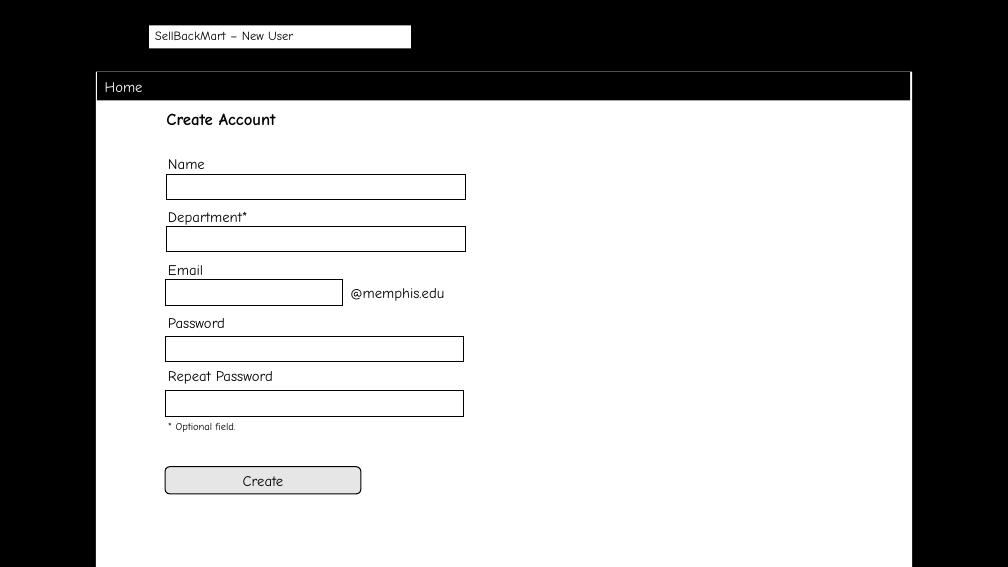
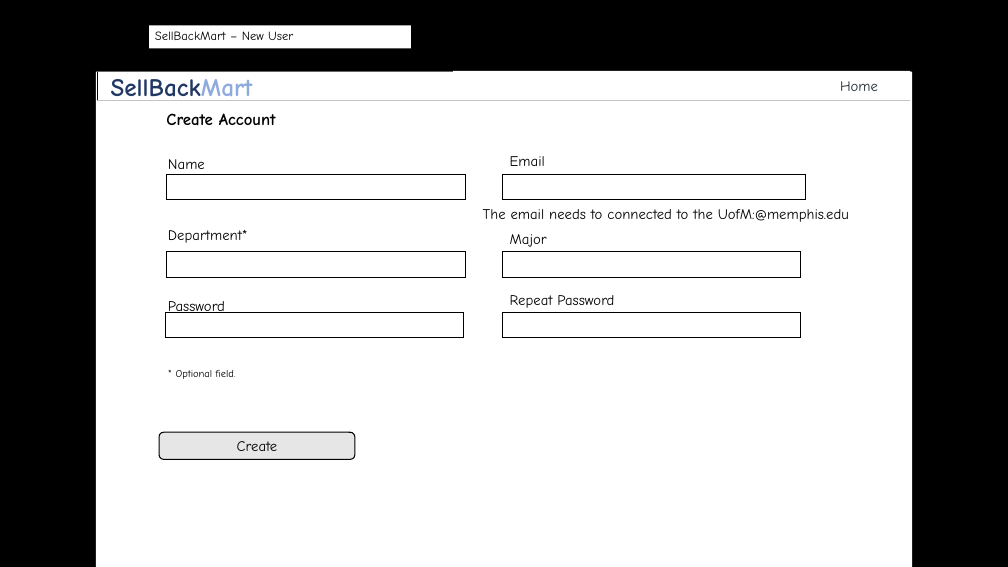
Before and after one commit to byllynho/SellBackMart, a slide deck: slide 5 of docs/wireframes/wireframes.pptx. Drawn at 1008x567 pixels with LibreOffice and Linux fonts; fonts in the diff are those of the drawing; background and template pictures are left out. Boxes give left, top, right and bottom in pixels: in the first picture for what was removed or moved away, otherwise in the second. Text is boxed around its words. In the diff, an @@ line names an element or a change of style, - is before the commit and + after.

```diff
--- a/docs/wireframes/wireframes.pptx
+++ b/docs/wireframes/wireframes.pptx
@@ rectangle added at bbox=[98, 72, 911, 101], fill #FFFFFF, 24 pt, text #203864, bold @@
+SellBackMart
@@ rectangle added at bbox=[453, 71, 910, 100], fill #FFFFFF, 14 pt, text #222A35 @@
+Home
@@ rectangle: place and size @@
-rectangle at bbox=[165, 280, 343, 306]
+rectangle at bbox=[502, 175, 806, 200]
@@ text added at bbox=[510, 156, 545, 166], 14 pt, text #000000 @@
+Email
@@ text at bbox=[483, 209, 849, 222]: text changed @@
-@memphis.edu
+The email needs to connected to the UofM:@memphis.edu
@@ text added at bbox=[510, 234, 547, 247], 14 pt, text #000000 @@
+Major
@@ rectangle: place and size @@
-rectangle at bbox=[167, 226, 466, 252]
+rectangle at bbox=[167, 252, 466, 278]
@@ text at bbox=[168, 265, 203, 280]: paragraph removed @@
-Email
@@ rectangle: place and size @@
-rectangle at bbox=[165, 336, 464, 361]
+rectangle at bbox=[502, 252, 801, 278]
@@ text added at bbox=[510, 295, 614, 308], 14 pt, text #000000 @@
+Repeat Password
@@ rectangle: place and size @@
-rectangle at bbox=[165, 391, 464, 417]
+rectangle at bbox=[165, 312, 464, 338]
@@ rectangle added at bbox=[502, 312, 801, 338], outline #000000 0.75 pt @@
@@ text at bbox=[168, 371, 273, 384]: paragraph removed @@
-Repeat Password
@@ rounded rectangle "Create": place and size @@
-rounded rectangle "Create" at bbox=[165, 467, 361, 494]
+rounded rectangle "Create" at bbox=[159, 433, 355, 460]
```
Also in this commit, not shown: 5 other slides changed, 2 other files.
